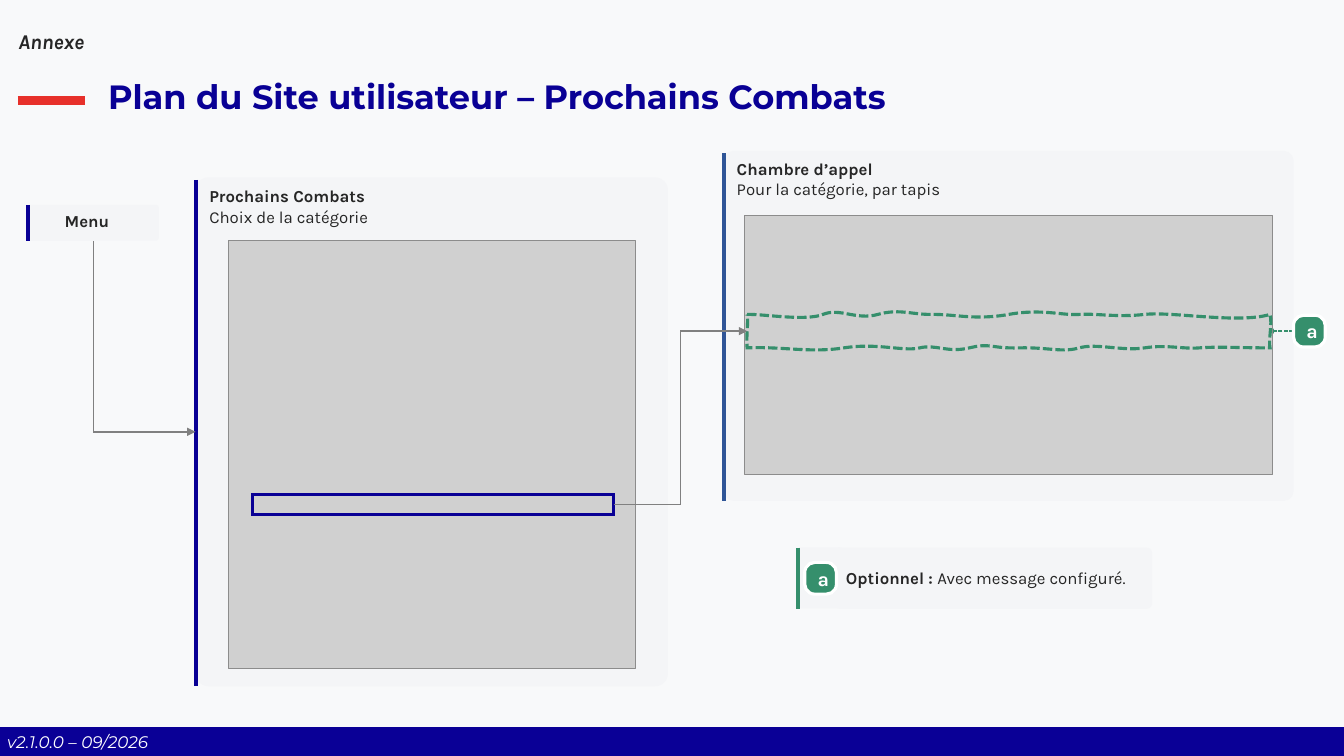
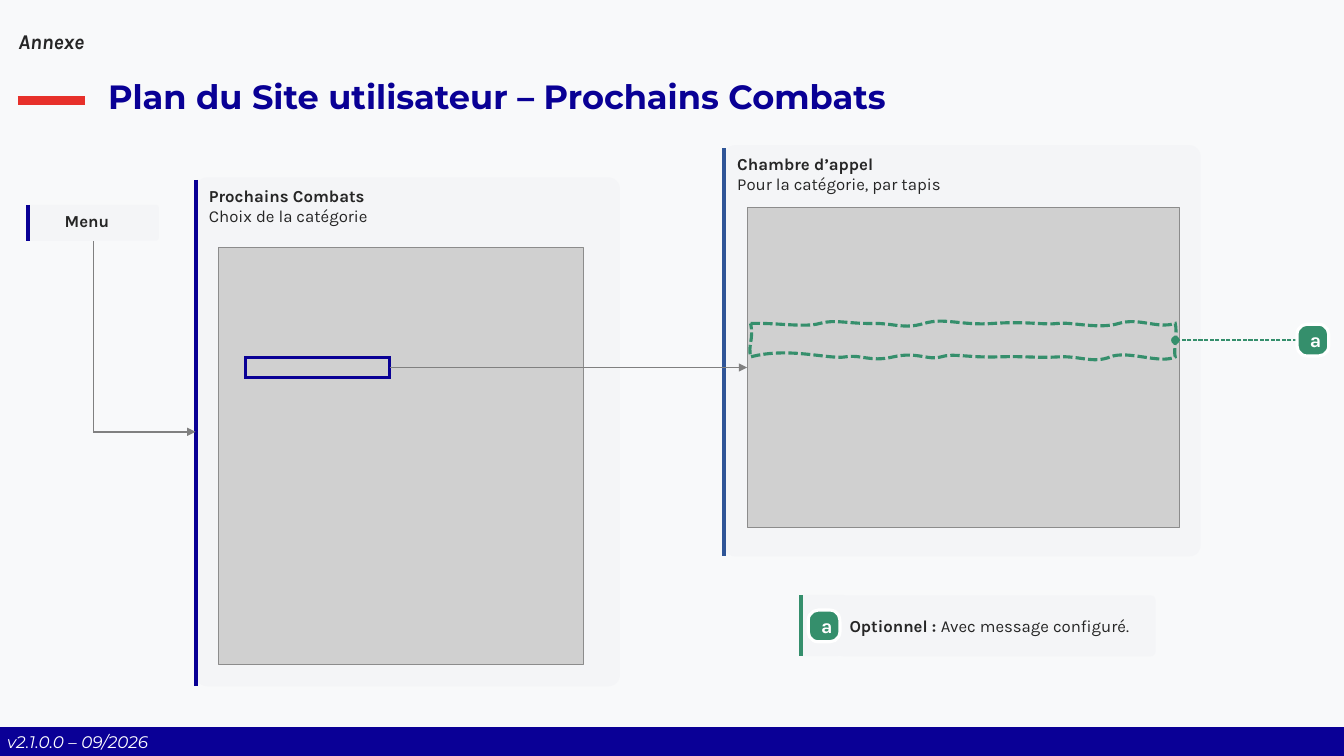
Before and after one commit to Comite-Rhone-Judo/PublicationSuiviCompetition, a slide deck: slide 50 of AppPublication/Documentation/PublicationSuiviCompetition - Manuel d'utilisation.pptx. Drawn at 1344x756 pixels with LibreOffice and Linux fonts; fonts in the diff are those of the drawing; grey boxes stand for pictures; background and template pictures are left out. Boxes give left, top, right and bottom in pixels: in the first picture for what was removed or moved away, otherwise in the second. Text is boxed around its words. In the diff, an @@ line names an element or a change of style, - is before the commit and + after.

Commit message:
Mise à jour des fichiers PDF et PPTX de documentation
Les fichiers ManuelUtilisateur.pdf et PublicationSuiviCompetition - Manuel d'utilisation.pptx ont été modifiés pour refléter les dernières évolutions ou corrections apportées à la documentation utilisateur.

```diff
--- a/AppPublication/Documentation/PublicationSuiviCompetition - Manuel d'utilisation.pptx
+++ b/AppPublication/Documentation/PublicationSuiviCompetition - Manuel d'utilisation.pptx
@@ text "Chambre d’appel": place and size @@
-text "Chambre d’appel" at (737, 163, 940, 199)
+text "Chambre d’appel" at (737, 158, 940, 194)
@@ line moved from (724, 153) - (724, 501) to (724, 148) - (724, 557) @@
@@ picture: place and size @@
-picture at (745, 216, 1273, 475)
+picture at (747, 208, 1180, 527)
@@ picture: place and size @@
-picture at (229, 241, 636, 668)
+picture at (219, 248, 584, 664)
@@ freeform shape: place and size @@
-freeform shape at (747, 315, 1270, 348)
+freeform shape at (751, 324, 1176, 357)
@@ rounded rectangle "a": place and size @@
-rounded rectangle "a" at (1294, 316, 1325, 347)
+rounded rectangle "a" at (1298, 325, 1329, 356)
@@ rectangle: place and size @@
-rectangle at (253, 494, 614, 515)
+rectangle at (246, 357, 390, 378)
@@ arrow moved from (1294, 332) - (1270, 332) to (1298, 340) - (1176, 340) @@
@@ elbow arrow moved from (614, 505) - (747, 332) to (390, 368) - (747, 368) @@
@@ 1 text, 1 rounded rectangle, 1 line: place and size @@
-1 text, 1 rounded rectangle, 1 line at (799, 547, 1126, 609)
+1 text, 1 rounded rectangle, 1 line at (802, 595, 1129, 656)
@@ rounded rectangle "a": place and size @@
-rounded rectangle "a" at (805, 563, 836, 594)
+rounded rectangle "a" at (809, 610, 840, 641)
```
Also in this commit, not shown: 6 other slides changed, 1 other file.
